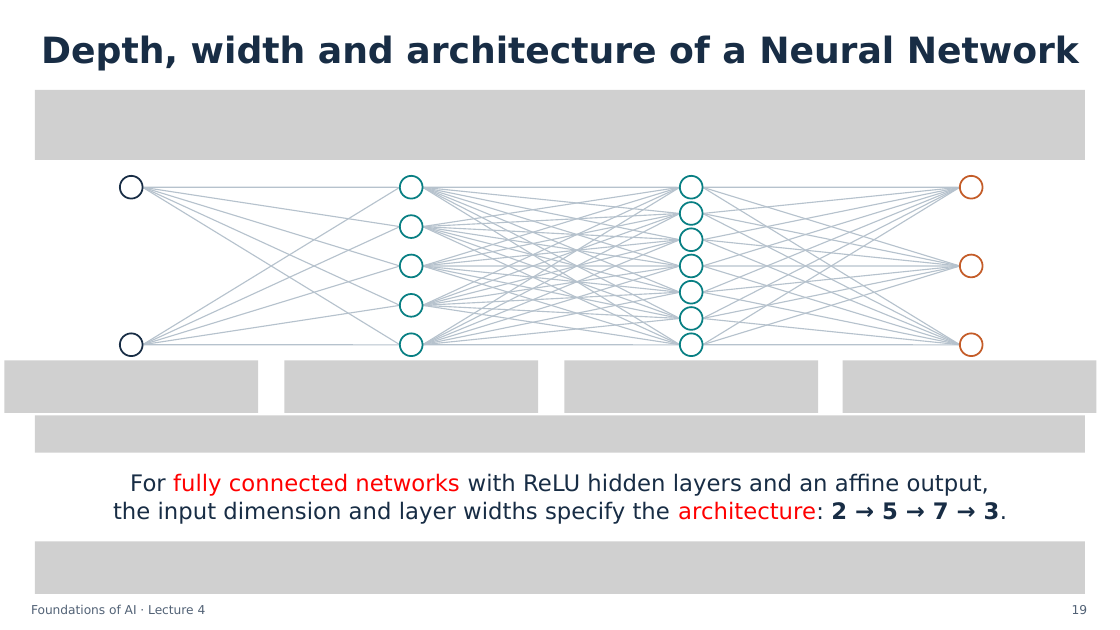
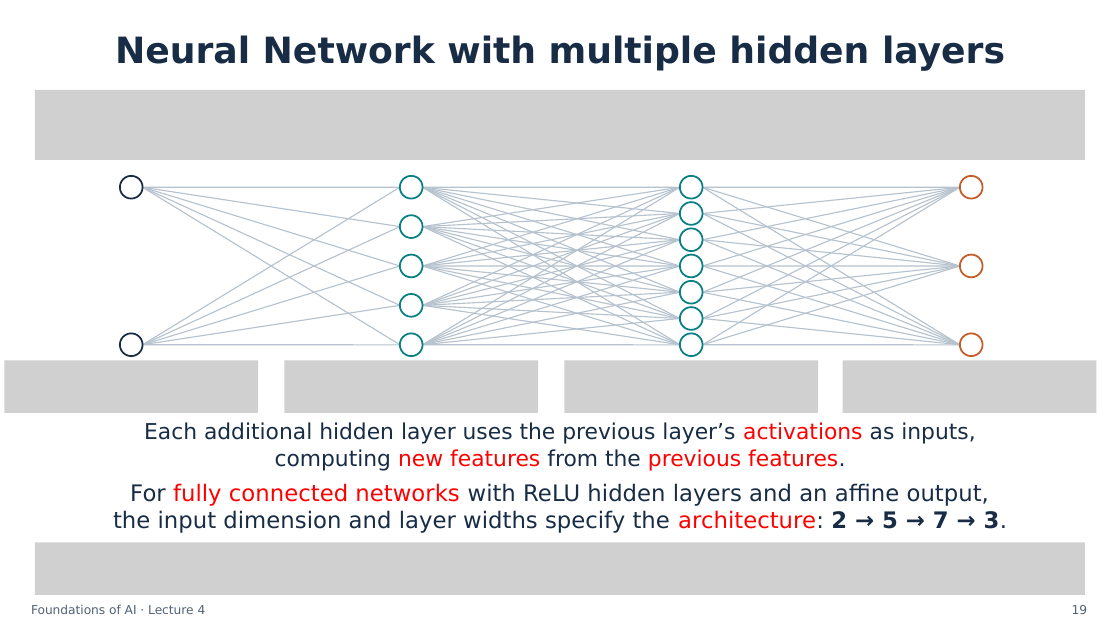
Before and after one commit to semtm0051/2026_27, a slide deck: slide 19 of Week_04/Slides/Week_04 - Slides.pptx. Drawn at 1120x630 pixels with LibreOffice and Linux fonts; fonts in the diff are those of the drawing; grey boxes stand for pictures. Boxes give left, top, right and bottom in pixels: in the first picture for what was removed or moved away, otherwise in the second. Text is boxed around its words. In the diff, an @@ line names an element or a change of style, - is before the commit and + after.

Commit message:
Clarify Week 4 neuron terminology and polish slide presentation
Update the lecture deck and matching PDF. Correct weighted sum, improve bias colour contrast, and reveal architecture details on click while keeping the tent formula on one line.

```diff
--- a/Week_04/Slides/Week_04 - Slides.pptx
+++ b/Week_04/Slides/Week_04 - Slides.pptx
@@ text at bbox=[115, 35, 1005, 70]: text changed @@
-Depth, width and architecture of a Neural Network
+Neural Network with multiple hidden layers
@@ picture removed at bbox=[35, 415, 1086, 452] @@
@@ text added at bbox=[144, 422, 975, 471], 18.8 pt, text #182D45 @@
+Each additional hidden layer uses the previous layer’s activations as inputs,
+computing new features from the previous features.
@@ text "For fully connected networks with ...": place and size @@
-text "For fully connected networks with ..." at bbox=[113, 473, 1007, 524]
+text "For fully connected networks with ..." at bbox=[113, 483, 1007, 533]
```
Also in this commit, not shown: 12 other slides changed, 1 other file.
